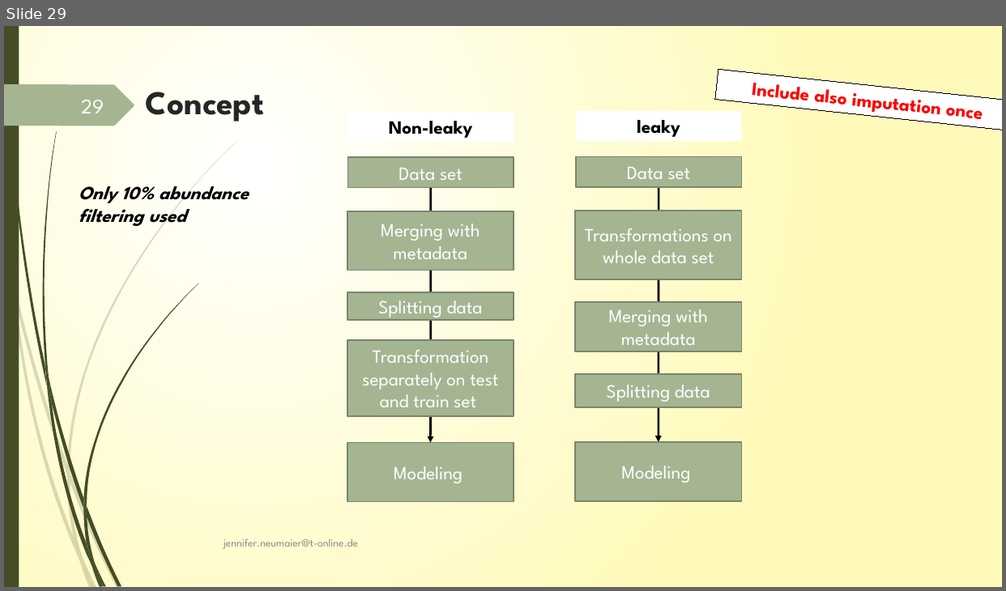
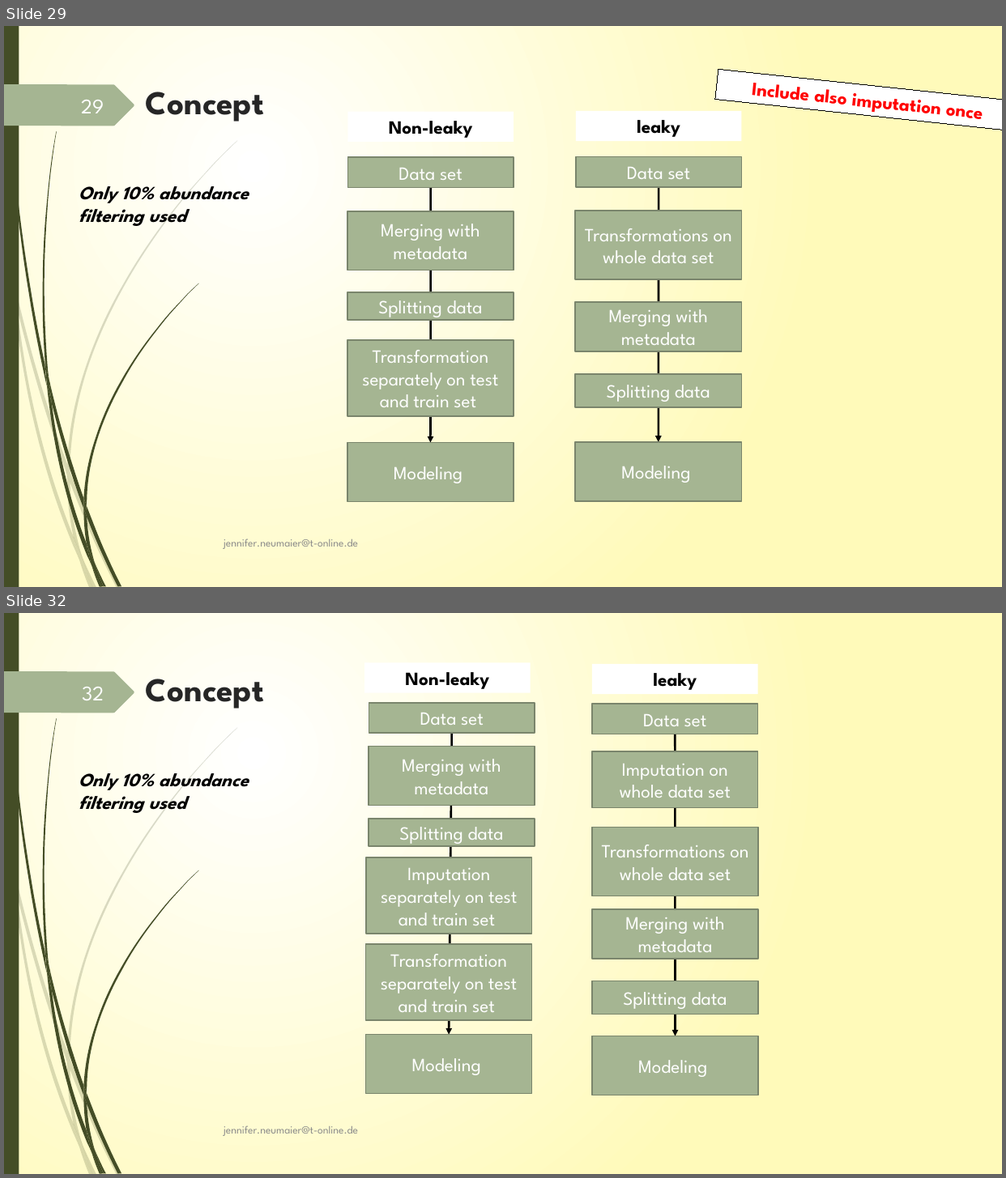
Before and after one commit to JenniferNeumaier/ml_coda, a slide deck: doc/Project_structure_notes.pptx. Shown one above the other, each under a label of ours: slide 29 before the commit, slides 29 and 32 after it; the slides between them are not shown. The pictures are 1006x591 and 1006x1178 pixels, drawn with LibreOffice and Linux fonts; fonts in the diff are those of the drawing. Boxes give left, top, right and bottom in pixels: in the first picture for what was removed or moved away, otherwise in the second. Text is boxed around its words. In the diff, an @@ line names an element or a change of style, - is before the commit and + after.

Commit message:
added leaky/nonleaky data with imputation

```diff
--- a/doc/Project_structure_notes.pptx
+++ b/doc/Project_structure_notes.pptx
@@ slide 32 added at bbox=[4, 613, 1002, 1174], background gradient #FFFFFF to #FFFABB; not listed: 24 template elements that a slide beside it also shows @@
@@ title added at bbox=[146, 679, 264, 709], 32 pt, text #262626, bold @@
+Concept
@@ page number added at bbox=[82, 687, 104, 700], 20 pt, text #FEFFFF @@
+32
@@ text added at bbox=[79, 773, 249, 815], 18 pt, text #000000, bold, italic @@
+Only 10% abundance filtering used
@@ group added at bbox=[364, 662, 759, 1096]: 14 rectangles, 2 arrows @@
+leaky
+Data set
+Transformations on whole data set
+Merging with metadata
+Splitting data
+Modeling
+Non-leaky
+Data set
+Merging with metadata
+Splitting data
+Transformation separately on test and train set
+Modeling
+Imputation on whole data set
+Imputation separately on test and train set
@@ text added at bbox=[224, 1127, 358, 1136], 10.5 pt, text #8C8C8C @@
+jennifer.neumaier@t-online.de
```
Also in this commit, not shown: 20 slides changed, 2 other slides added, 22 other files.
